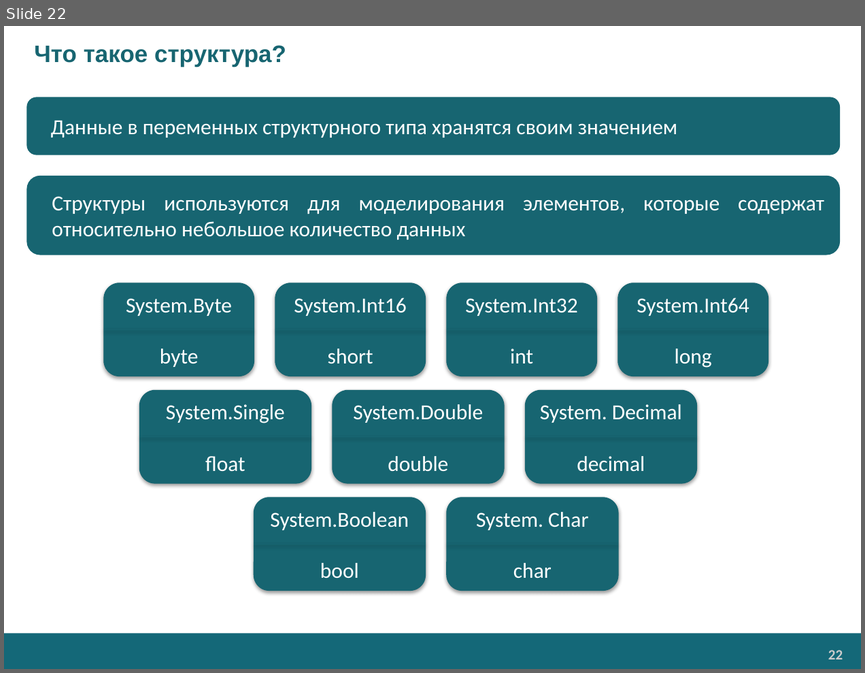
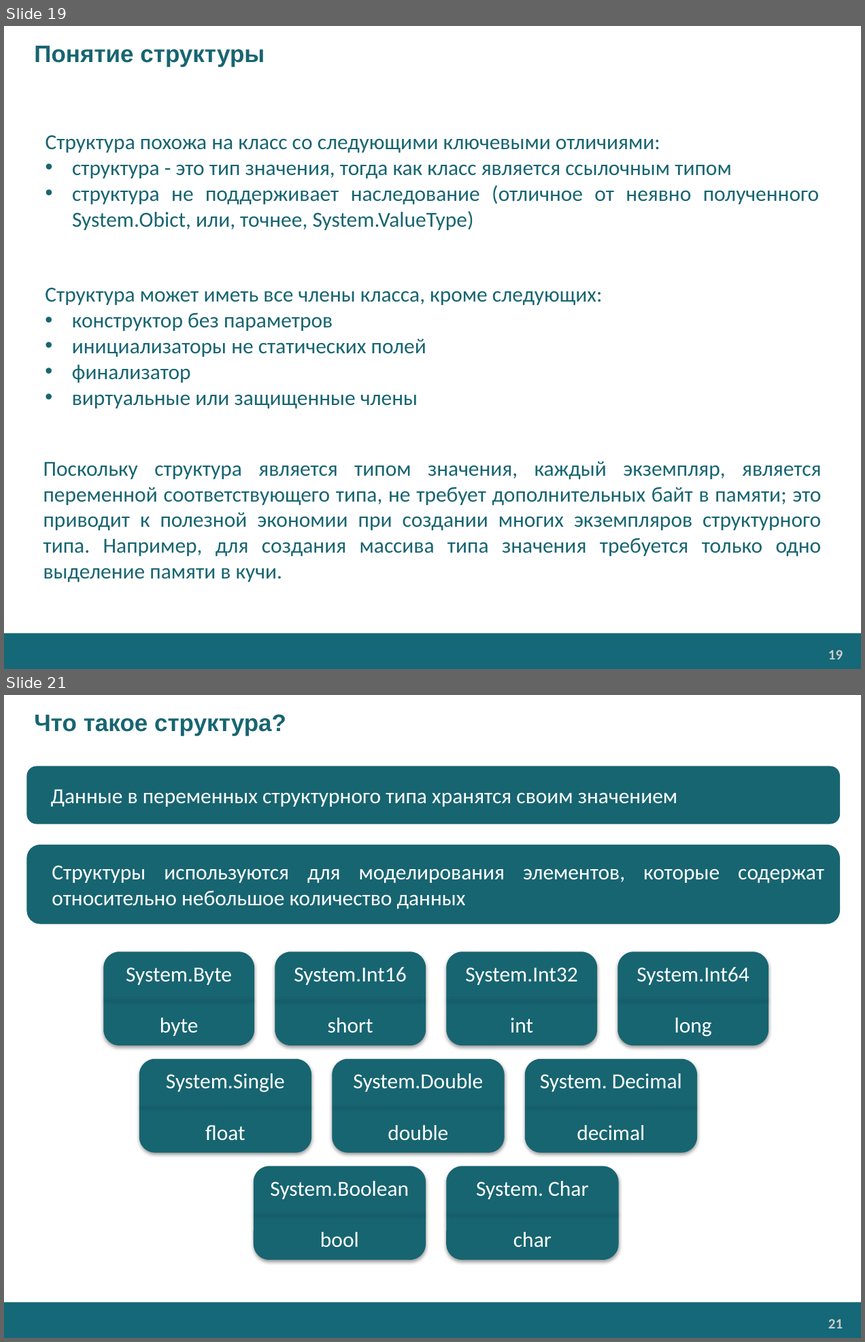
Before and after one commit to EPM-RD-NETLAB/.NET-Framework-modules, a slide deck: M3. Types/Types (RU).pptx. Shown one above the other, each under a label of ours: slide 22 before the commit, slides 19 and 21 after it; the slides between them are not shown. The pictures are 865x673 and 865x1342 pixels, drawn with LibreOffice and Linux fonts; fonts in the diff are those of the drawing; background and template pictures are left out. Boxes give left, top, right and bottom in pixels: in the first picture for what was removed or moved away, otherwise in the second. Text is boxed around its words. In the diff, an @@ line names an element or a change of style, - is before the commit and + after.

```diff
--- a/M3. Types/Types (RU).pptx
+++ b/M3. Types/Types (RU).pptx
@@ slide 19 added at (4, 26, 861, 669), background #FFFFFF; not listed: 2 template elements that a slide beside it also shows @@
@@ title added at (34, 46, 264, 67), 20 pt, text #176571, bold @@
+Понятие структуры
@@ text added at (45, 135, 819, 230), 18 pt, text #176571 @@
+Структура похожа на класс со следующими ключевыми отличиями:
+• cтруктура - это тип значения, тогда как класс является ссылочным типом
+• cтруктура не поддерживает наследование (отличное от неявно полученного System.Obict, или, точнее, System.ValueType)
@@ text added at (45, 287, 602, 409), 18 pt, text #176571 @@
+Структура может иметь все члены класса, кроме следующих:
+• конструктор без параметров
+• инициализаторы не статических полей
+• финализатор
+• виртуальные или защищенные члены
@@ text added at (43, 461, 821, 582), 18 pt, text #176571 @@
+Поскольку структура является типом значения, каждый экземпляр, является переменной соответствующего типа, не требует дополнительных байт в памяти; это приводит к полезной экономии при создании многих экземпляров структурного типа. Например, для создания массива типа значения требуется только одно выделение памяти в кучи.
@@ what was slide 22 is now slide 21 @@
@@ page number at (828, 1319, 842, 1328): text changed @@
-22
+21
```
Also in this commit, not shown: 12 slides changed, 7 other slides added, 9 slides removed, 5 other files.
